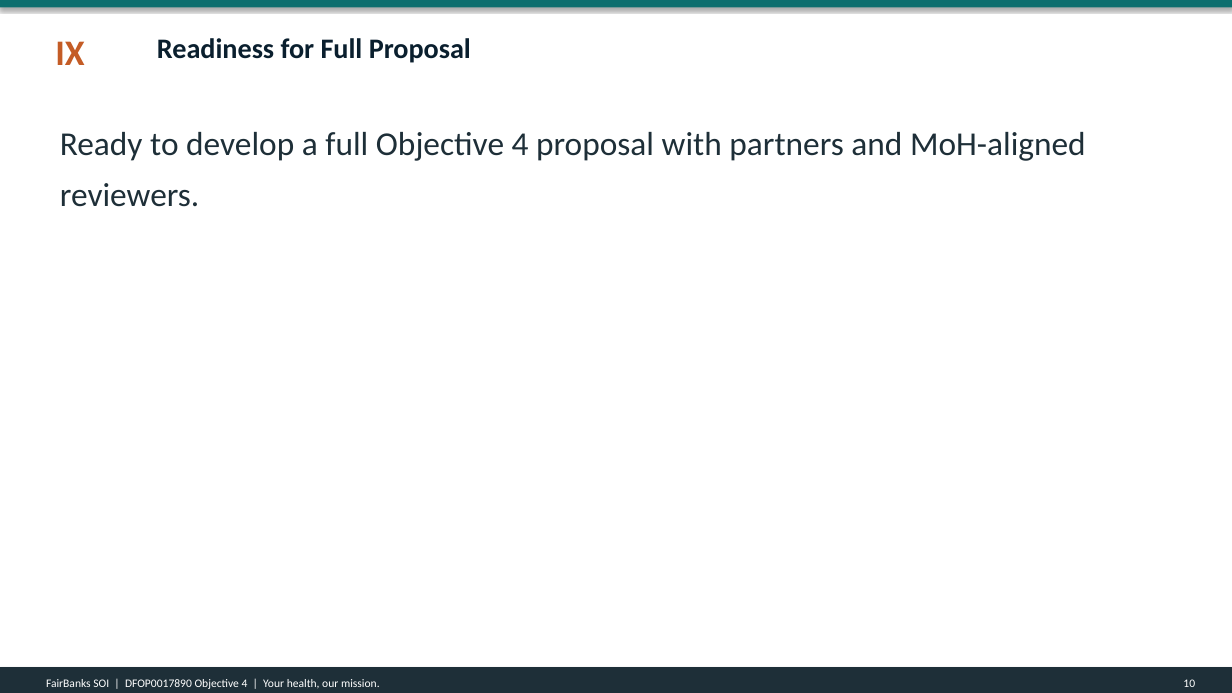
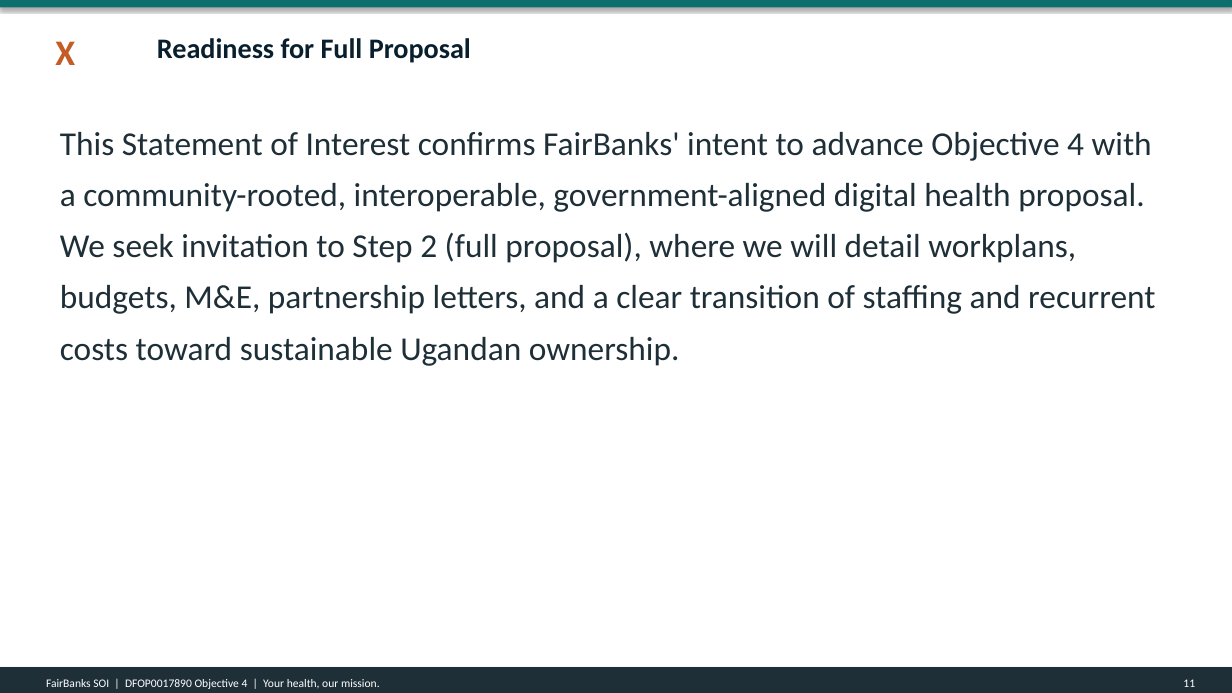
Before and after one commit to WASSWA2624/fairbanks, a slide deck: slide 11 of applications/dos-uganda/documents/dos-uganda_ppt.pptx (slide 10 before the commit). Drawn at 1232x693 pixels with LibreOffice and Linux fonts; fonts in the diff are those of the drawing. Boxes give left, top, right and bottom in pixels: in the first picture for what was removed or moved away, otherwise in the second. Text is boxed around its words. In the diff, an @@ line names an element or a change of style, - is before the commit and + after.

Commit message:
Revise documentation and project deliverables for the Uganda Health MOU. Update the build_dos-uganda_docs.py script to reflect changes in the Statement of Interest, including new objectives and a focus on interoperability. Enhance the Word, PDF, and PowerPoint outputs with updated titles, subtitles, and content to align with the latest project guidelines. Introduce a new Grants URL for reference and ensure all documents maintain consistency with the project's branding and messaging standards.

```diff
--- a/applications/dos-uganda/documents/dos-uganda_ppt.pptx
+++ b/applications/dos-uganda/documents/dos-uganda_ppt.pptx
@@ text at <box>55,41,75,65</box>: text changed @@
-IX
+X
@@ text at <box>60,132,1155,366</box>: text changed @@
-Ready to develop a full Objective 4 proposal with partners and MoH-aligned reviewers.
+This Statement of Interest confirms FairBanks' intent to advance Objective 4 with a community-rooted, interoperable, government-aligned digital health proposal. We seek invitation to Step 2 (full proposal), where we will detail workplans, budgets, M&E, partnership letters, and a clear transition of staffing and recurrent costs toward sustainable Ugandan ownership.
@@ text at <box>1183,679,1195,687</box>: text changed @@
-10
+11
```
Also in this commit, not shown: 7 other slides changed, 3 slides added, 2 slides removed, 14 other files.
